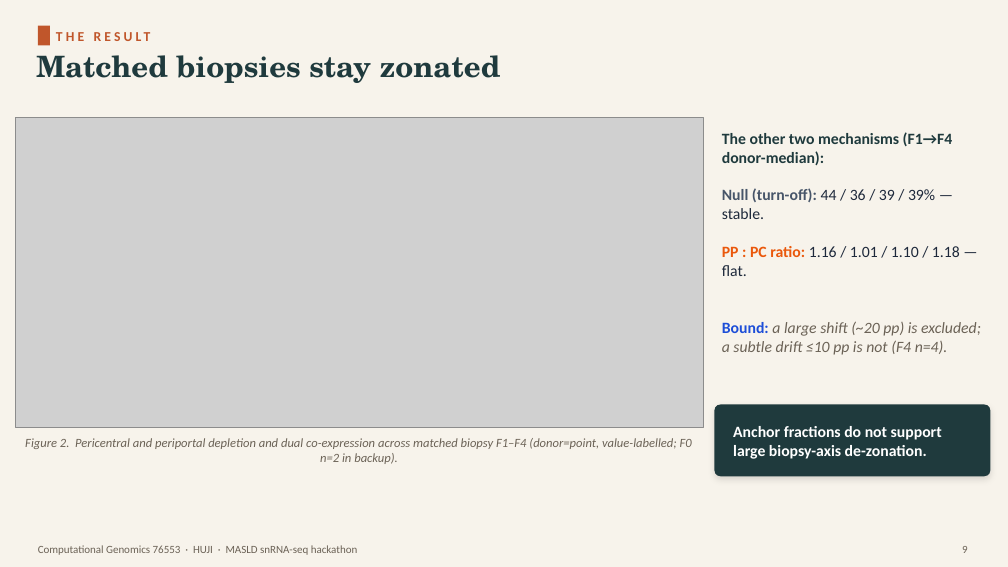
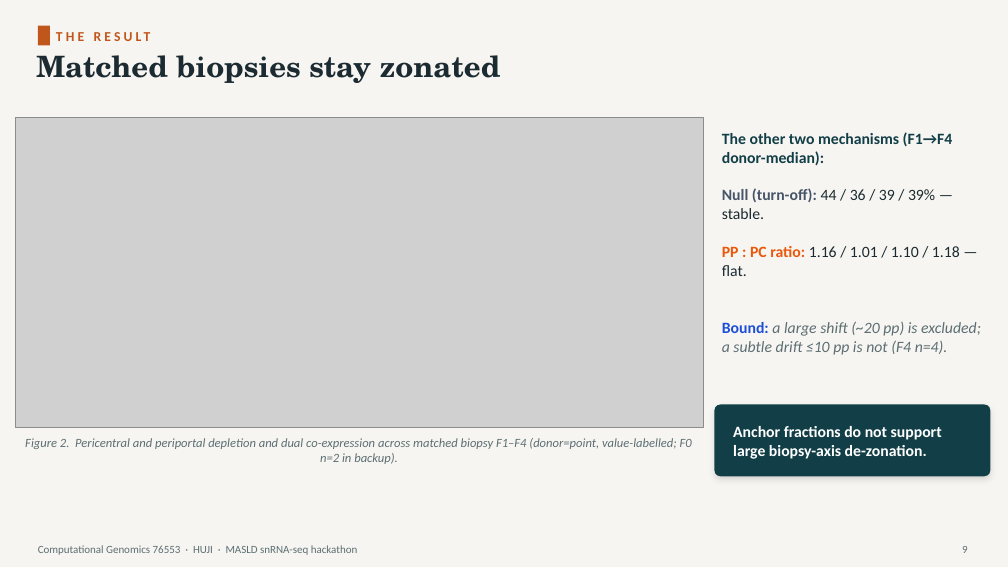
Before and after one commit to roeetekoah/liver-zonation, a slide deck: slide 9 of presentation/MASLD_zonation.pptx. Drawn at 1008x567 pixels with LibreOffice and Linux fonts; fonts in the diff are those of the drawing; grey boxes stand for pictures. Boxes give left, top, right and bottom in pixels: in the first picture for what was removed or moved away, otherwise in the second. Text is boxed around its words. In the diff, an @@ line names an element or a change of style, - is before the commit and + after.

```diff
--- a/presentation/MASLD_zonation.pptx
+++ b/presentation/MASLD_zonation.pptx
@@ background #F7F3EB to #F7F5F1 @@
@@ rectangle at box(38, 26, 50, 45): fill #C0562B to #C0561B @@
@@ text "THE RESULT" at box(56, 23, 963, 49): text colour #C0562B to #C0561B @@
@@ text "Matched biopsies stay zonated" at box(36, 55, 501, 83): text colour #1F3A3D to #1B2B31 @@
@@ text "The other two mechanisms (F1→F4 ..." at box(722, 132, 981, 355): text colour #1F3A3D to #123F47 in "The other two mechanisms (F1→F4 donor-median):"; text colour #1E293B to #1B2B31 in "44 / 36 / 39 / 39% ...", "1.16 / 1.01 / 1.10 / 1.18 ..."; text colour #6B6256 to #5C6E73 in "a large shift (~20 pp) is excluded; ..." @@
@@ text colour #6B6256 to #5C6E73 in 3 elements at box(25, 438, 692, 464), box(38, 545, 358, 555), box(962, 546, 968, 553) @@
```
Also in this commit, not shown: 20 other slides changed, 1 slide added, 1 other file.
